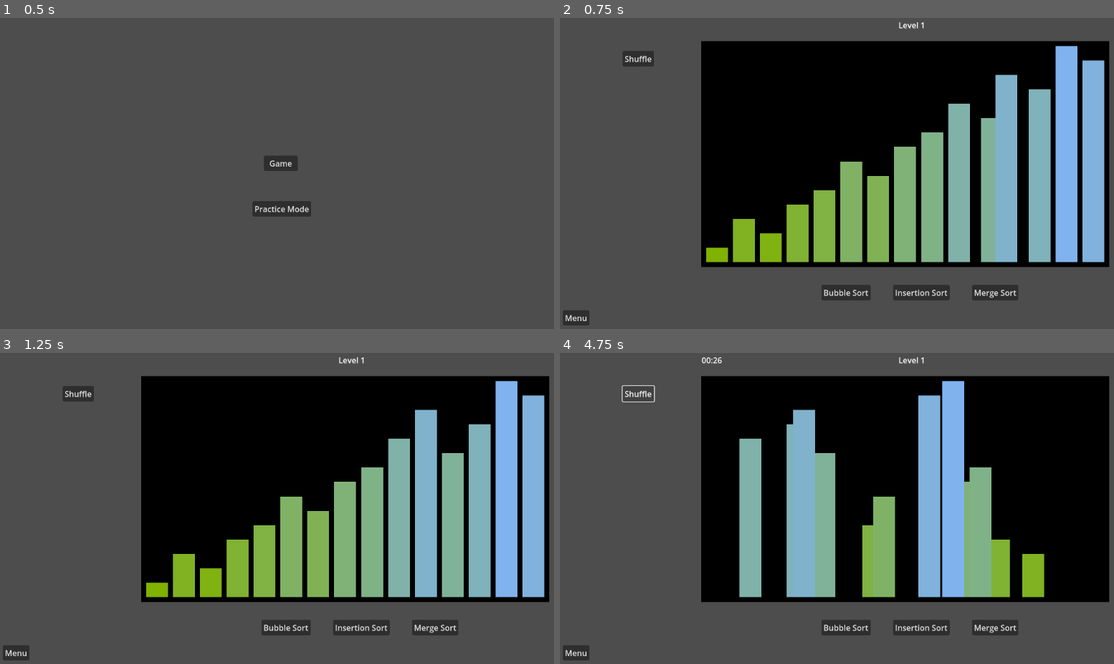
Above: before the commit, frames 1-4 (two rows, left to right).
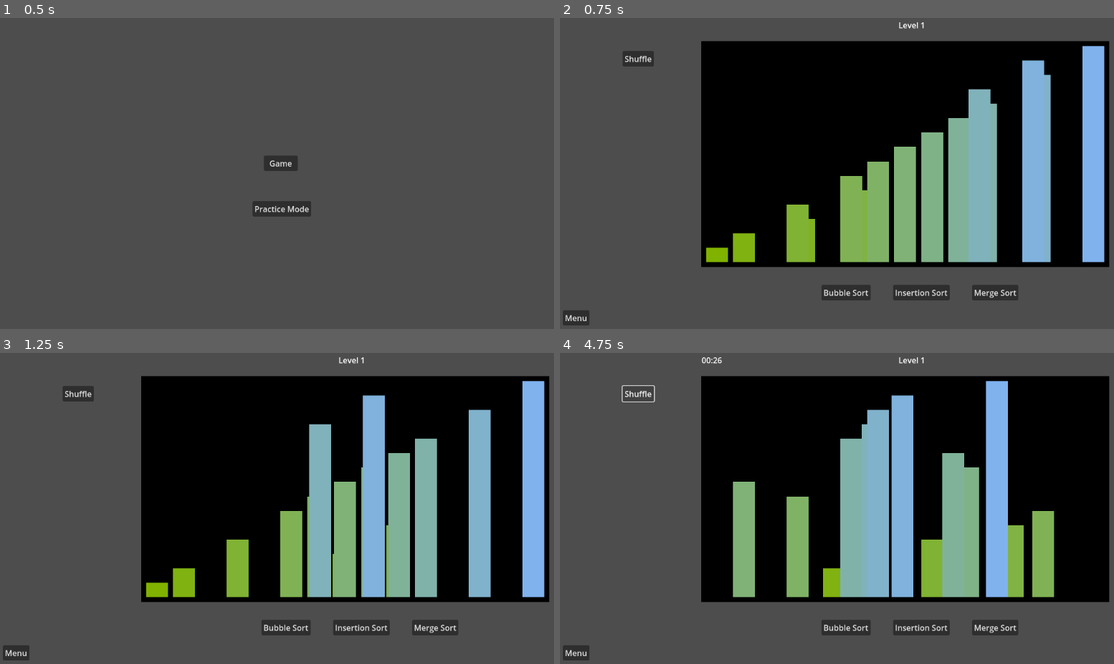
Above: after the commit, the same moments.

Repository: jematson/CS471ChappellChase
Game: Godot game, scene res://scenes/main_menu.tscn
Same seed, same stepped clock (60 frames per second), same inputs: the game is played once before the commit and once after it.
Inputs:
- Up to frame 1 (0.5 s): no input
- Up to frame 2 (0.75 s): click "Game" at 0.5 s
- Up to frame 3 (1.25 s): no input
- Up to frame 4 (4.75 s): click "Bubble Sort" at 1.25 s; click "Insertion Sort" at 2 s; click "Merge Sort" at 2.75 s; click "Shuffle" at 3.5 s; click "Shuffle" at 4.25 s

Frame 1 is identical in both runs. In frame 2, 13% of the frame differs, in the area x 31-99%, y 8-79%; in frame 3, 14%; in frame 4, 26%, in the area x 31-90%, y 8-79%.

Commit message:
Define 3 levels, adapt color gradient to number of stairs

Diff:
--- a/source/level.gd
+++ b/source/level.gd
@@ -11,53 +11,55 @@
 	[
 		[
 			1,
-			3,
 			2,
+			14,
 			4,
-			5,
+			12,
+			6,
 			7,
-			6,
 			8,
 			9,
+			10,
 			11,
+			3,
 			13,
-			10,
-			12,
+			5,
 			15,
-			14,
 		],
 		[
 			"BubbleSortButton",
 			"MergeSortButton",
 			"InsertionSortButton",
 		],
-		15,
 	],
 	2:
 	[
+		[],
 		[
+			"BubbleSortButton",
+			"QuickSortButton",
+			"SelectionSortButton",
+		],
+	],
+	3:
+	[
+		[
+			2,
 			1,
-			2,
-			13,
+			3,
 			4,
-			14,
 			5,
 			6,
 			7,
+			9,
 			8,
-			9,
-			3,
 			10,
-			11,
-			12,
-			15,
 		],
 		[
+			"SelectionSortButton",
+			"MergeSortButton",
 			"BubbleSortButton",
-			"InsertionSortButton",
-			"SelectionSortButton",
 		],
-		20,
 	]
 }
 
@@ -67,6 +69,11 @@
 
 
 func _ready():
+	# Initialize large random list for level 2
+	for i in range(40):
+		levels[2][0].append(i+1)
+	levels[2][0].shuffle()
+
 	label.text = "Level " + str(level_number)
 	stair_start = levels[1][0]
 	algorithm_options = levels[1][1]
@@ -79,7 +86,7 @@
 	button.merge.connect(executor.call_merge_sort)
 
 	button.button_options(algorithm_options)
-	executor.initialize_stairs(levels[level_number][2], stair_start)
+	executor.initialize_stairs(stair_start.size(), stair_start)
 
 
 func _on_menu_button_pressed() -> void:
@@ -88,7 +95,7 @@
 
 func new_level():
 	level_number += 1
-	if level_number > 2:
+	if level_number > levels.size():
 		level_number = 1
 	print("New level: ", level_number)
 	label.text = "Level " + str(level_number)
@@ -96,4 +103,4 @@
 	stair_start = levels[level_number][0]
 	algorithm_options = levels[level_number][1]
 	button.button_options(algorithm_options)
-	executor.initialize_stairs(levels[level_number][2], stair_start)
+	executor.initialize_stairs(stair_start.size(), stair_start)
--- a/source/stair_display.gd
+++ b/source/stair_display.gd
@@ -37,7 +37,7 @@
 		new_node.color = Color(0.5, 0.7, blue_increment)
 		add_child(new_node)
 		current_stairs.append(new_node)
-		blue_increment += 1.0 / 15.0
+		blue_increment += 1.0 / num_stairs
 
 
 func update_stair_positions(new_stairs):
